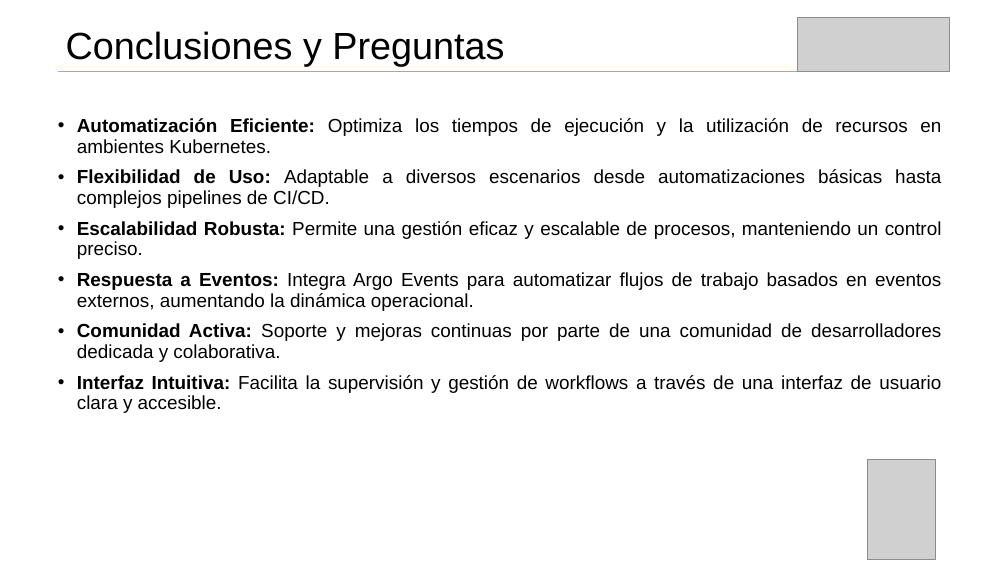
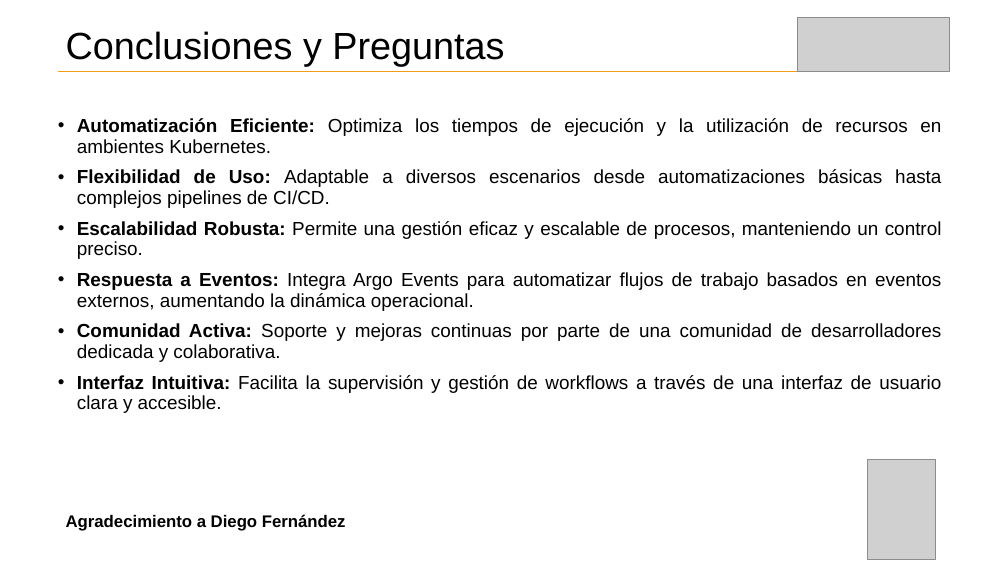
Before and after one commit to myworkshops/argo-workflows, a slide deck: slide 10 of documentation/argoworkflows.pptx. Drawn at 1008x567 pixels with LibreOffice and Linux fonts; fonts in the diff are those of the drawing; grey boxes stand for pictures. Boxes give left, top, right and bottom in pixels: in the first picture for what was removed or moved away, otherwise in the second. Text is boxed around its words. In the diff, an @@ line names an element or a change of style, - is before the commit and + after.

```diff
--- a/documentation/argoworkflows.pptx
+++ b/documentation/argoworkflows.pptx
@@ text added at [66, 514, 346, 531], 16 pt, text #000000, bold @@
+Agradecimiento a Diego Fernández
```
Also in this commit, not shown: 2 other slides changed, 1 slide added, 1 slide removed.
